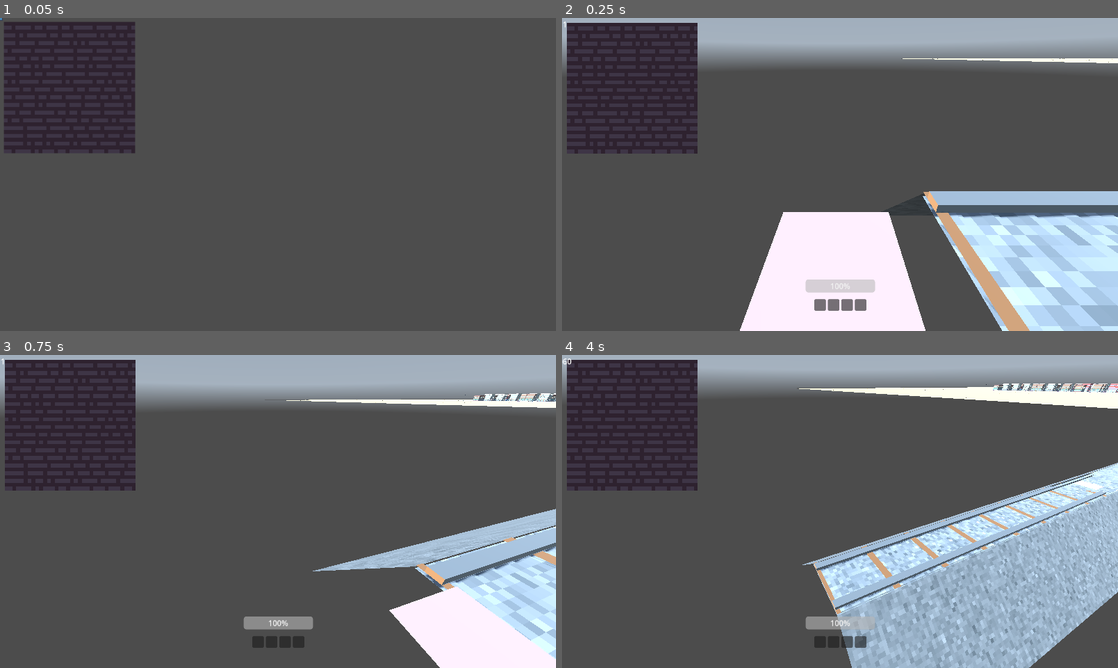
Above: before the commit, frames 1-4 (two rows, left to right).
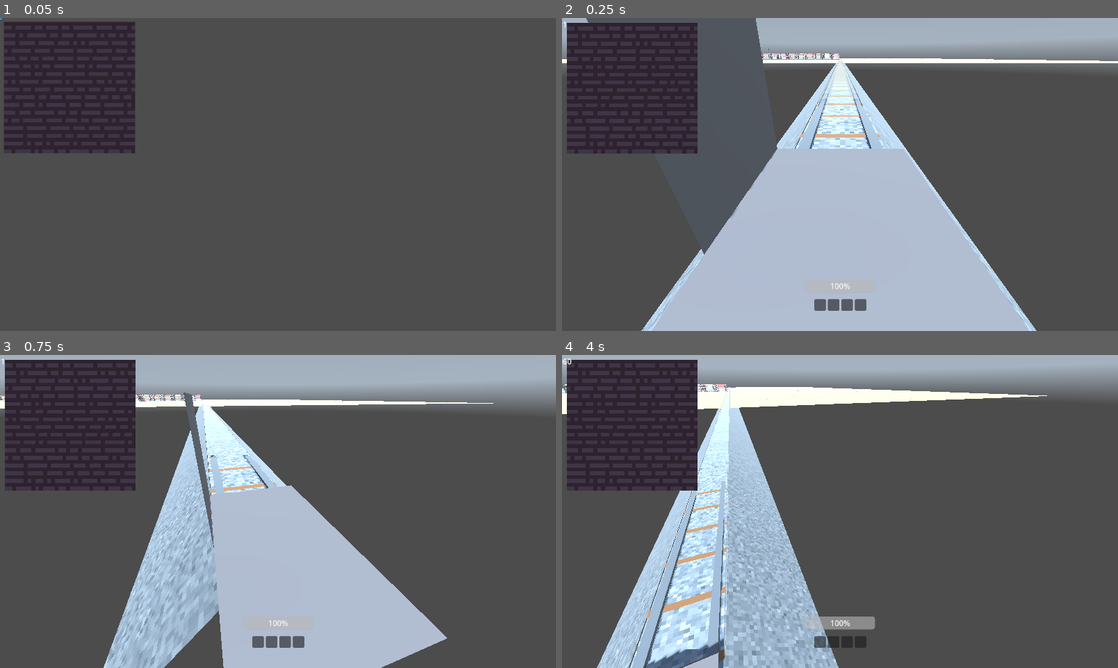
Above: after the commit, the same moments.

Repository: JustinDodemaide/hobo
Game: Godot game, scene res://Levels/Level.tscn
Two runs of this game, one before a commit and one after it. Both use one fixed random seed, a clock stepped at 60 frames per second and the inputs below. The engine's default icon, where the game draws it, is replaced by a stand-in: a white triangle on a blue panel in a dark square. A sky picture missing from this copy of the repository is replaced by a grey-blue gradient.
Inputs (mouse positions are in pixels of both pictures, inside the frame that each line leads up to):
- Up to frame 1 (0.05 s): no input
- Up to frame 2 (0.25 s): no input
- Up to frame 3 (0.75 s): tap Enter (ui_accept) at 0.5 s; move the mouse to (305, 511) at 0.52 s; tap A (A) at 0.6 s
- Up to frame 4 (4 s): tap Enter (ui_accept) at 0.77, 1.52, 3.02, 3.77 s; tap D (D) at 0.8, 1.35, 3.8 s; move the mouse to (812, 511) at 1.27 s; tap F (F) at 1.55 s; move the mouse to (851, 505) at 2.02 s; hold F (F) 2.03-2.78 s; tap S (S) at 2.3, 2.85 s; move the mouse to (834, 517) at 2.77 s; tap A (A) at 3.05, 3.6 s; move the mouse to (878, 514) at 3.52 s

Frame 1 is identical in both runs. In frame 2, 43% of the frame differs, in the area x 0-100%, y 0-100%; in frame 3, 40%; in frame 4, 47%, in the area x 0-100%, y 9-100%.

Commit message:
TrainCar

Diff:
--- a/Item/LevelItem.tscn
+++ b/Item/LevelItem.tscn
@@ -48,6 +48,7 @@
 
 [node name="LevelItem" type="RigidBody3D"]
 collision_layer = 4
+collision_mask = 129
 script = ExtResource("1_g3yrc")
 
 [node name="CollisionShape3D" type="CollisionShape3D" parent="."]
--- a/Levels/GridTown/GridTown_Gen.gd
+++ b/Levels/GridTown/GridTown_Gen.gd
@@ -107,7 +107,7 @@
 	return 0
 
 func _process(_delta: float) -> void:
-	var player = level.get_node("Player")
+	var player = Global.players.front()
 	if not player:
 		return
 	var pos = player.global_position / TILE_TO_METER_RATIO
--- a/Levels/Level.gd
+++ b/Levels/Level.gd
@@ -21,7 +21,7 @@
 	Global.players.append(player)
 	var timer = get_tree().create_timer(0.1)
 	await timer.timeout
-	add_child(player)
+	train.add_child(player)
 	player.global_position = train.spawn_point.global_position
 
 func add_item(item:Item, where:Vector3, player:Player=null) -> void:
--- a/Levels/Level.tscn
+++ b/Levels/Level.tscn
@@ -28,9 +28,8 @@
 }
 point_count = 6
 
-[node name="Level" type="Node3D" node_paths=PackedStringArray("path")]
+[node name="Level" type="Node3D"]
 script = ExtResource("1_cds50")
-path = NodePath("")
 
 [node name="LevelGen" parent="." instance=ExtResource("2_ea7wf")]
 
--- a/Player/Player.tscn
+++ b/Player/Player.tscn
@@ -55,3 +55,4 @@
 [node name="PlayerUI" parent="CanvasLayer" instance=ExtResource("5_7gpfq")]
 
 [node name="MovingObjectHandler" parent="." instance=ExtResource("6_xqo3e")]
+enabled = false
--- a/Plots/grid town/scenes/alley_1.tscn
+++ b/Plots/grid town/scenes/alley_1.tscn
@@ -12,6 +12,7 @@
 transparency = 4
 cull_mode = 2
 albedo_texture = ExtResource("1_4hurl")
+metallic = 1.0
 roughness = 0.5
 texture_filter = 2
 texture_repeat = false
@@ -21,6 +22,7 @@
 transparency = 4
 cull_mode = 2
 albedo_texture = ExtResource("2_a7w5n")
+metallic_specular = 1.0
 roughness = 0.5
 texture_filter = 2
 texture_repeat = false
@@ -30,6 +32,7 @@
 transparency = 4
 cull_mode = 2
 albedo_texture = ExtResource("1_4hurl")
+metallic_specular = 1.0
 roughness = 0.5
 texture_filter = 2
 texture_repeat = false
@@ -39,6 +42,7 @@
 transparency = 4
 cull_mode = 2
 albedo_texture = ExtResource("2_a7w5n")
+metallic = 1.0
 roughness = 0.5
 texture_filter = 2
 texture_repeat = false
--- a/Tracks/tracks.tscn
+++ b/Tracks/tracks.tscn
@@ -16,7 +16,6 @@
 transparency = 4
 cull_mode = 2
 albedo_texture = ExtResource("1_6isb4")
-roughness = 0.5
 texture_filter = 2
 texture_repeat = false
 
@@ -34,7 +33,6 @@
 transparency = 4
 cull_mode = 2
 albedo_texture = ExtResource("3_lmeqv")
-roughness = 0.5
 texture_filter = 2
 texture_repeat = false
 
@@ -43,7 +41,6 @@
 transparency = 4
 cull_mode = 2
 albedo_texture = ExtResource("3_lmeqv")
-roughness = 0.5
 texture_filter = 2
 texture_repeat = false
 
--- a/Train/Train.tscn
+++ b/Train/Train.tscn
@@ -1,27 +1,14 @@
-[gd_scene load_steps=11 format=3 uid="uid://qlreefy5irxc"]
+[gd_scene load_steps=6 format=3 uid="uid://qlreefy5irxc"]
 
 [ext_resource type="Script" path="res://Train/train.gd" id="1_a1h44"]
 [ext_resource type="Script" path="res://Train/states/pulling_up.gd" id="2_30uft"]
-[ext_resource type="PackedScene" uid="uid://bjhtggbkuk415" path="res://Train/Engine/train_locomotive_a_2.tscn" id="2_jsshw"]
 [ext_resource type="Script" path="res://Train/states/stopped.gd" id="3_bkcdk"]
 [ext_resource type="Script" path="res://Train/states/leaving.gd" id="4_jp1ow"]
-[ext_resource type="Texture2D" uid="uid://c55pxy8oos4ej" path="res://icon.svg" id="6_tjjas"]
+[ext_resource type="PackedScene" uid="uid://bs2bixsdhm6c7" path="res://Train/TrainCar/TrainCar.tscn" id="5_aqlrk"]
 
-[sub_resource type="StandardMaterial3D" id="StandardMaterial3D_mianl"]
-albedo_color = Color(0.909855, 0.717311, 0.782062, 1)
-
-[sub_resource type="PlaneMesh" id="PlaneMesh_thfnf"]
-material = SubResource("StandardMaterial3D_mianl")
-
-[sub_resource type="ConcavePolygonShape3D" id="ConcavePolygonShape3D_anqhn"]
-data = PackedVector3Array(1, 0, 1, -1, 0, 1, 1, 0, -1, -1, 0, 1, -1, 0, -1, 1, 0, -1)
-
-[sub_resource type="BoxShape3D" id="BoxShape3D_nksfc"]
-
-[node name="Train" type="PathFollow3D" node_paths=PackedStringArray("spawn_point")]
+[node name="Train" type="PathFollow3D"]
 progress = 0.1
 script = ExtResource("1_a1h44")
-spawn_point = NodePath("Car/SpawnPoint")
 
 [node name="PullingUp" type="Node" parent="."]
 script = ExtResource("2_30uft")
@@ -35,37 +22,7 @@
 [node name="Leaving" type="Node" parent="."]
 script = ExtResource("4_jp1ow")
 
-[node name="train-locomotive-a2" parent="." instance=ExtResource("2_jsshw")]
-transform = Transform3D(-1, 0, -8.74228e-08, 0, 1, 0, 8.74228e-08, 0, -1, 0, 0, 0)
-
-[node name="Car" type="Node3D" parent="."]
-transform = Transform3D(-1, 0, -8.74228e-08, 0, 1, 0, 8.74228e-08, 0, -1, 0, 0, 0)
-
-[node name="MeshInstance3D" type="MeshInstance3D" parent="Car"]
-transform = Transform3D(1, 0, 0, 0, 1, 0, 0, 0, 1, 0, 0.33804, -2.28539)
-mesh = SubResource("PlaneMesh_thfnf")
-skeleton = NodePath("../..")
-
-[node name="StaticBody3D" type="StaticBody3D" parent="Car"]
-collision_layer = 7
-collision_mask = 7
-
-[node name="CollisionShape3D" type="CollisionShape3D" parent="Car/StaticBody3D"]
-transform = Transform3D(1, 0, 0, 0, 1, 0, 0, 0, 1, 0, 0.33804, -2.28539)
-shape = SubResource("ConcavePolygonShape3D_anqhn")
-
-[node name="Deposit" type="Area3D" parent="Car"]
-transform = Transform3D(2, 0, 0, 0, 2, 0, 0, 0, 2, 0, 1.33605, -2.28539)
-
-[node name="CollisionShape3D" type="CollisionShape3D" parent="Car/Deposit"]
-shape = SubResource("BoxShape3D_nksfc")
-
-[node name="SpawnPoint" type="Marker3D" parent="Car"]
-transform = Transform3D(-1, 0, 8.74228e-08, 0, 1, 0, -8.74228e-08, 0, -1, 1.91835e-07, 1.4594, -2.19434)
-
-[node name="Sprite3D" type="Sprite3D" parent="Car/SpawnPoint"]
-visible = false
-billboard = 1
-texture = ExtResource("6_tjjas")
+[node name="TrainCar" parent="." instance=ExtResource("5_aqlrk")]
+transform = Transform3D(-1, 0, -8.74228e-08, 0, 1, 0, 8.74228e-08, 0, -1, 0, 1, 0)
 
 [connection signal="timeout" from="Stopped/Timer" to="Stopped" method="_on_timer_timeout"]
--- /dev/null
+++ b/Train/TrainCar/TrainCar.gd
@@ -0,0 +1,31 @@
+extends Node3D
+
+func open_door() -> void:
+	var tween = create_tween()
+	var new_pos = Vector3(2,2,-2)
+	tween.tween_property($Door, "position", new_pos, 3.0).set_ease(Tween.EASE_OUT)
+
+func close_door() -> void:
+	var tween = create_tween()
+	var new_pos = Vector3(2,2,2)
+	tween.tween_property($Door, "position", new_pos, 3.0).set_ease(Tween.EASE_OUT)
+
+func get_players() -> Array[Player]:
+	var players:Array[Player] = []
+	for area in $Area3D.get_overlapping_areas():
+		var parent = area.get_parent()
+		if parent is Player:
+			players.append(parent)
+	return players
+
+func _on_area_3d_area_entered(area: Area3D) -> void:
+	var parent = area.get_parent()
+	if parent is Player:
+		parent.reparent(get_parent())
+	if parent is LevelItem:
+		parent.reparent(self)
+
+func _on_area_3d_area_exited(area: Area3D) -> void:
+	var parent = area.get_parent()
+	if parent is Player:
+		parent.reparent(Global.level)
--- /dev/null
+++ b/Train/TrainCar/TrainCar.tscn
@@ -0,0 +1,43 @@
+[gd_scene load_steps=6 format=3 uid="uid://bs2bixsdhm6c7"]
+
+[ext_resource type="Script" path="res://Train/TrainCar/TrainCar.gd" id="1_my22d"]
+
+[sub_resource type="PlaneMesh" id="PlaneMesh_4bypq"]
+size = Vector2(4, 8)
+
+[sub_resource type="BoxShape3D" id="BoxShape3D_gep15"]
+size = Vector3(4, 0.01, 8)
+
+[sub_resource type="PlaneMesh" id="PlaneMesh_g7wej"]
+size = Vector2(4, 4)
+
+[sub_resource type="BoxShape3D" id="BoxShape3D_gnct0"]
+size = Vector3(4, 2, 8)
+
+[node name="TrainCar" type="Node3D"]
+script = ExtResource("1_my22d")
+
+[node name="Floor" type="MeshInstance3D" parent="."]
+mesh = SubResource("PlaneMesh_4bypq")
+
+[node name="Floor" type="StaticBody3D" parent="Floor"]
+collision_layer = 133
+collision_mask = 0
+
+[node name="CollisionShape3D" type="CollisionShape3D" parent="Floor/Floor"]
+shape = SubResource("BoxShape3D_gep15")
+
+[node name="Door" type="MeshInstance3D" parent="."]
+transform = Transform3D(-4.37114e-08, -1, 4.37114e-08, 0, -4.37114e-08, -1, 1, -4.37114e-08, 1.91069e-15, 2, 2, 2)
+mesh = SubResource("PlaneMesh_g7wej")
+
+[node name="StaticBody3D" type="StaticBody3D" parent="Door"]
+
+[node name="Spawn" type="Marker3D" parent="."]
+transform = Transform3D(1, 0, 0, 0, 1, 0, 0, 0, 1, 0, 1, 0)
+
+[node name="Area3D" type="Area3D" parent="."]
+transform = Transform3D(1, 0, 0, 0, 1, 0, 0, 0, 1, 0, 1, 0)
+
+[node name="CollisionShape3D" type="CollisionShape3D" parent="Area3D"]
+shape = SubResource("BoxShape3D_gnct0")
--- a/Train/states/leaving.gd
+++ b/Train/states/leaving.gd
@@ -5,6 +5,10 @@
 	pass
 
 func enter(previous_state_path: String, data := {}) -> void:
+	$"../TrainCar".close_door()
+	for player:Player in $"../TrainCar".get_players():
+		player.reparent($"..")
+
 	var parent = get_parent()
 	var tween = create_tween()
 	tween.tween_property(parent,"progress_ratio",1.0,25).set_trans(Tween.TRANS_QUAD)
--- a/Train/states/stopped.gd
+++ b/Train/states/stopped.gd
@@ -4,6 +4,9 @@
 	pass
 
 func enter(previous_state_path: String, data := {}) -> void:
+	for player in Global.players:
+		player.reparent(Global.level)
+	$"../TrainCar".open_door()
 	$Timer.start(2)
 
 func exit() -> void:
--- a/Train/train.gd
+++ b/Train/train.gd
@@ -1,20 +1,11 @@
 extends StateMachine
 class_name Train
 
-@export var spawn_point:Marker3D
+@onready var spawn_point:Marker3D = $TrainCar/Spawn
 
 func _ready() -> void:
 	state = $PullingUp
 	transition("PullingUp")
-
-func _unhandled_input(event: InputEvent) -> void:
-	state.handle_input(event)
-
-func _process(delta: float) -> void:
-	state.update(delta)
-
-func _physics_process(delta: float) -> void:
-	state.physics_update(delta)
 
 func transition(target_state_path: String, data: Dictionary = {}) -> void:
 	if not has_node(target_state_path):
